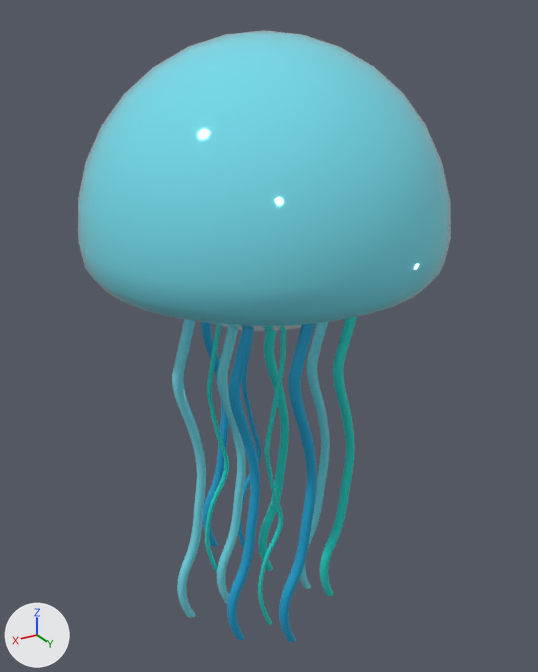
What one commit did to the FBX model ProjectHadal/Assets/_PROJECT/Models/Environment/JellyFish.fbx.
Before and after are seen from a camera (50 mm lens) standing at (2.04, 3.45, 0.07) and looking at (-0.07, -0.07, -1.7). The axes (+X, +Y, +Z) are drawn at lower left. The lights are the same throughout. Where no turn or scale is listed for an object, it has been applied to the vertices. Vertices at the same position are counted once.
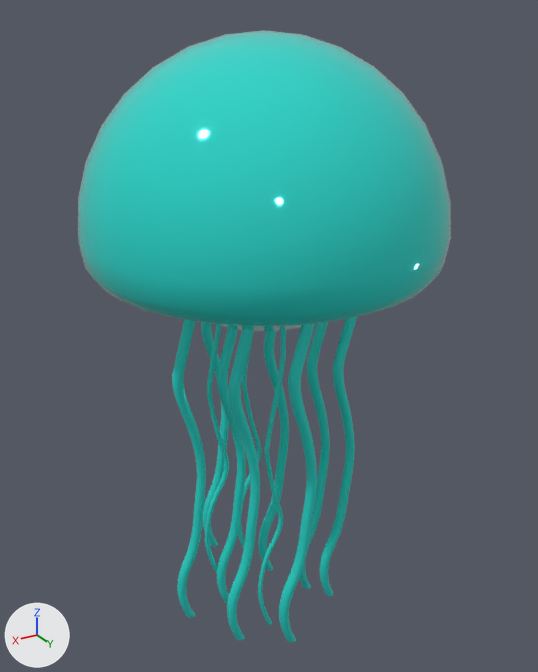
Boxes (x1, y1, x2, y2) around the edits, measured in the pictures (538 x 672 px):
'Cylinder.002', recoloured: (78, 30, 451, 642) in both
part 1 of me_cylinder_003, recoloured: (201, 322, 317, 642) in both

What the commit changed:
Material 'Material.001' (mat_material_001) changes colour from cyan #80efff to cyan #2ee7db; in linear values from (0.216, 0.861, 1.0) to (0.0271, 0.8, 0.711).
me_cylinder_003 has 20994 vertices, 20694 faces and spans x -1.0..1.0, y -0.96..1.04, z -3.85..0.01.
me_cylinder_003 is used by ob_cylinder_002; location (0.004, -0.035, -0.011).
me_cylinder_003 no longer uses material mat_material_003 (cyan #2ee7db).
me_cylinder_003 part 1: all 7400 faces that had it switch from mat_material_002 (cyan #27b4e7) to mat_material_001 (cyan #2ee7db).
